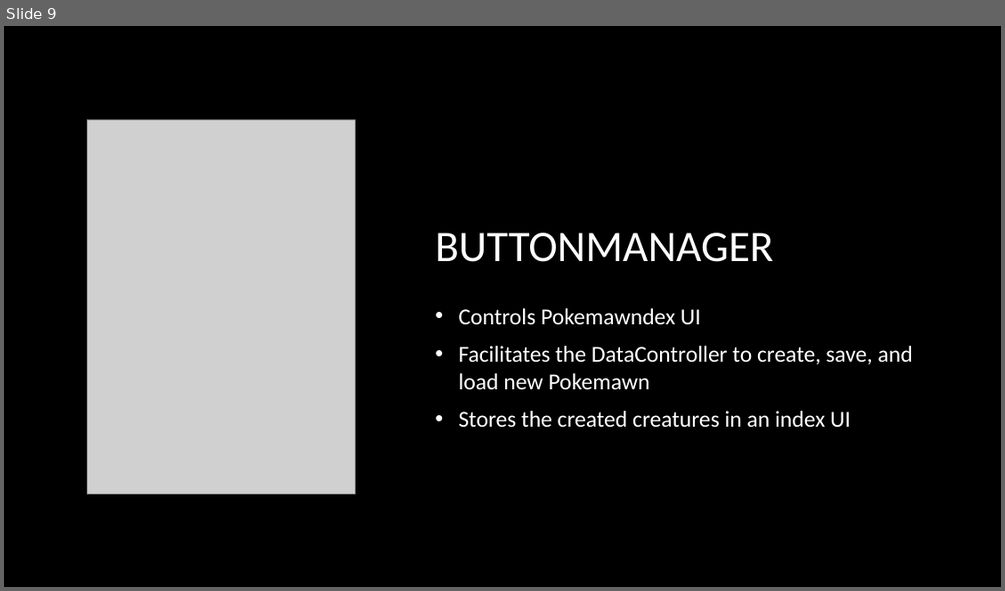
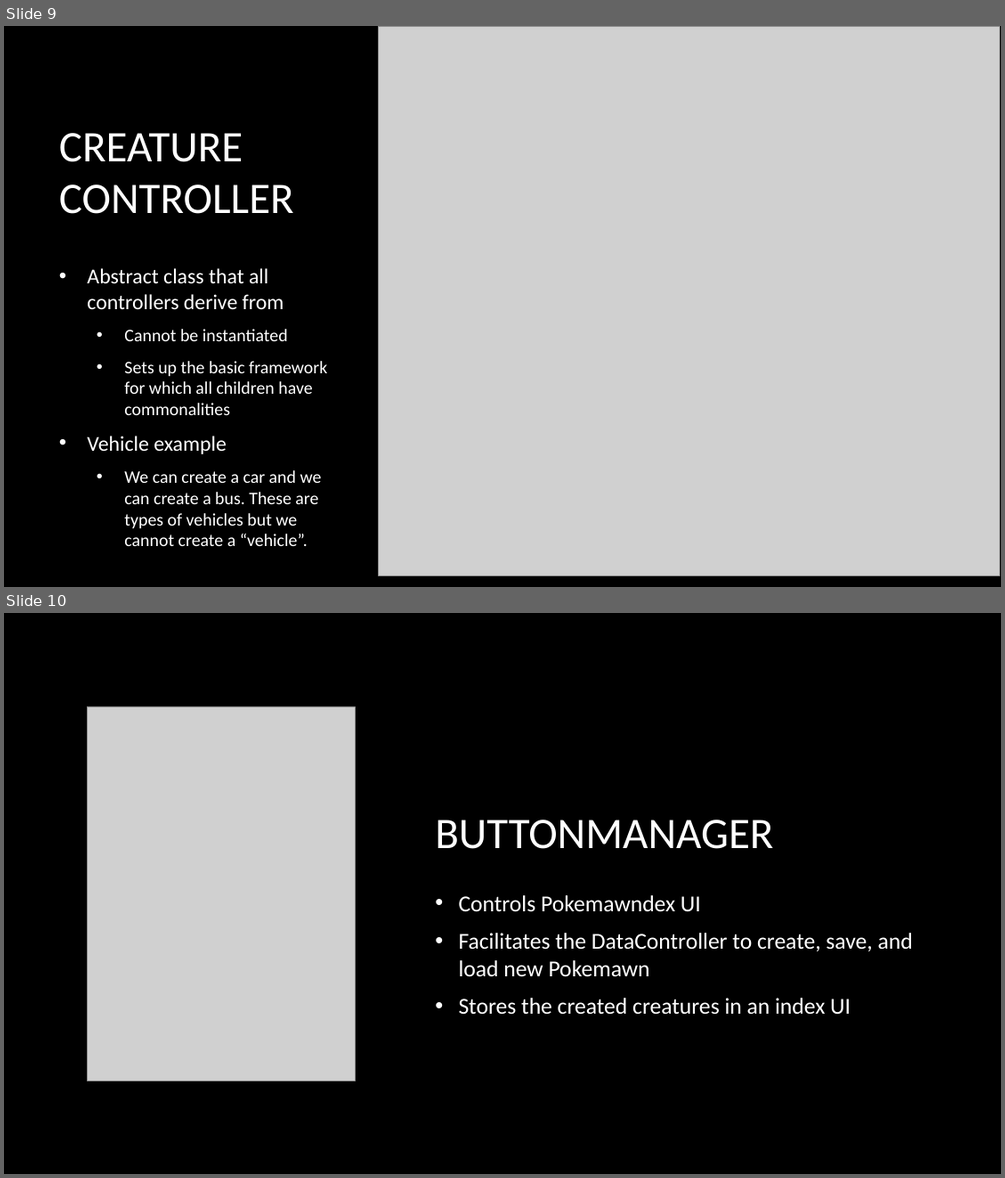
Before and after one commit to Folrig/GAM-53_SystemsFinal, a slide deck: PokemawnFinalPresentation.pptx. Shown one above the other, each under a label of ours: slide 9 before the commit, slides 9 and 10 after it. The pictures are 1005x591 and 1005x1178 pixels, drawn with LibreOffice and Linux fonts; fonts in the diff are those of the drawing; grey boxes stand for pictures; background and template pictures are left out. Boxes give left, top, right and bottom in pixels: in the first picture for what was removed or moved away, otherwise in the second. Text is boxed around its words. In the diff, an @@ line names an element or a change of style, - is before the commit and + after.

Commit message:
Presentation Controller slide addendum

```diff
--- a/PokemawnFinalPresentation.pptx
+++ b/PokemawnFinalPresentation.pptx
@@ slide 9 added at (4, 26, 1001, 587), background picture (left out) @@
@@ picture added at (379, 26, 999, 576) @@
@@ title added at (59, 133, 294, 214), 42 pt, text #FFFFFF @@
+CREATURE CONTROLLER
@@ text added at (87, 268, 327, 546), 17 pt, text #FFFFFF @@
+• Abstract class that all controllers derive from
+  • Cannot be instantiated
+  • Sets up the basic framework for which all children have commonalities
+• Vehicle example
+  • We can create a car and we can create a bus. These are types of vehicles but we cannot create a “vehicle”.
@@ what was slide 9 is now slide 10 @@
```
Also in this commit, not shown: 1 slide changed.
